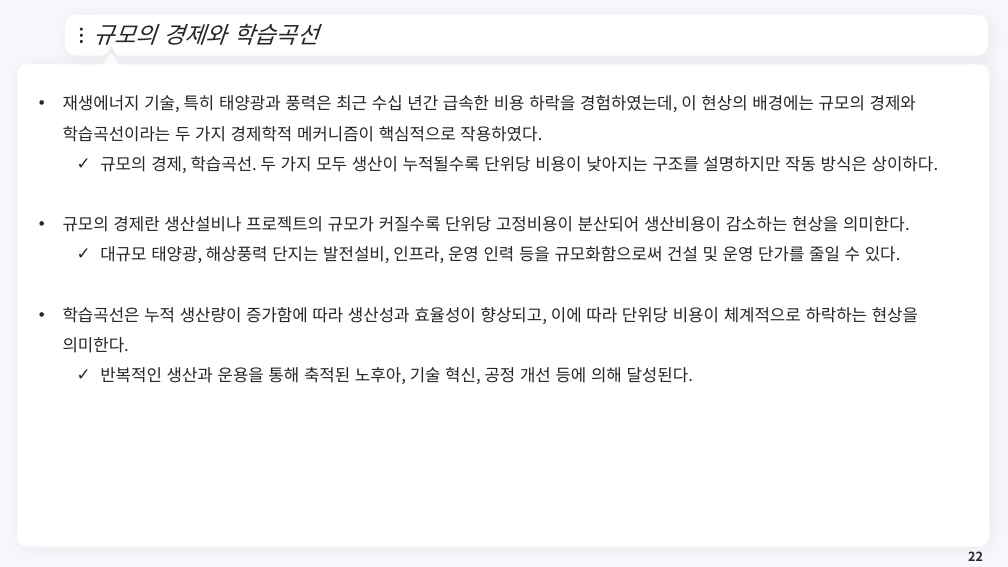
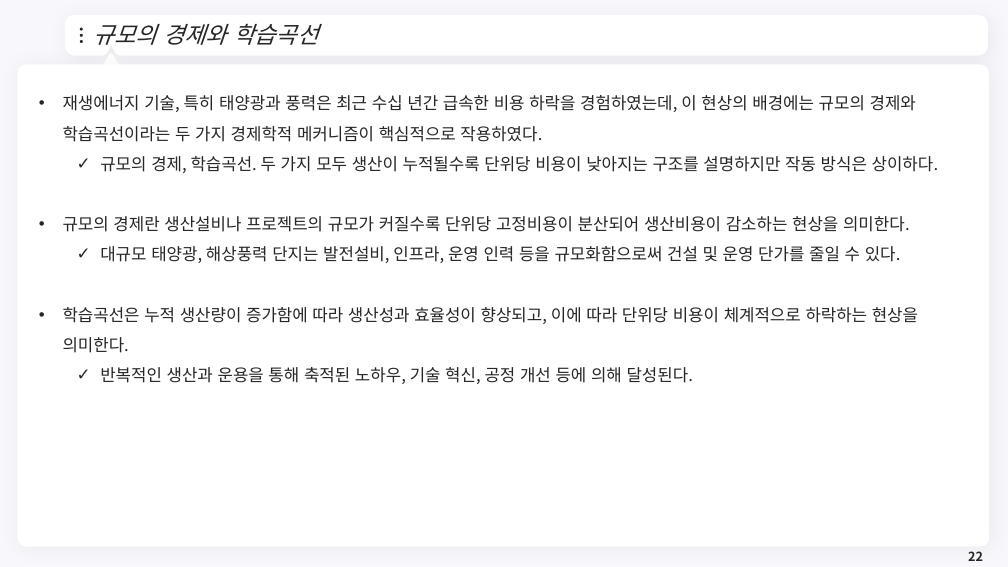
Before and after one commit to meandthey/Teaching, a slide deck: slide 22 of 에너지경제학/자원에너지경제학_Chapter_7 (재생에너지).pptx. Drawn at 1008x567 pixels with LibreOffice and Linux fonts; fonts in the diff are those of the drawing; background and template pictures are left out. Boxes give left, top, right and bottom in pixels: in the first picture for what was removed or moved away, otherwise in the second. Text is boxed around its words. In the diff, an @@ line names an element or a change of style, - is before the commit and + after.

```diff
--- a/에너지경제학/자원에너지경제학_Chapter_7 (재생에너지).pptx
+++ b/에너지경제학/자원에너지경제학_Chapter_7 (재생에너지).pptx
@@ text at <box>100,367,693,384</box>: text changed @@
-  ✓ 반복적인 생산과 운용을 통해 축적된 노후아, 기술 혁신, 공정 개선 등에 의해 달성된다.
+  ✓ 반복적인 생산과 운용을 통해 축적된 노하우, 기술 혁신, 공정 개선 등에 의해 달성된다.
```
Also in this commit, not shown: 2 slides added, 1 slide removed, 2 other files.
